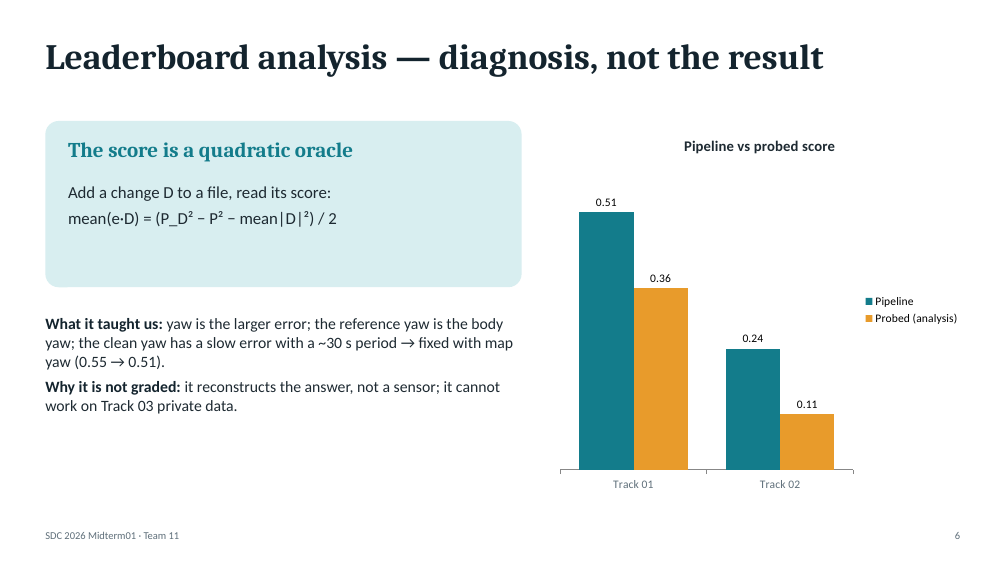
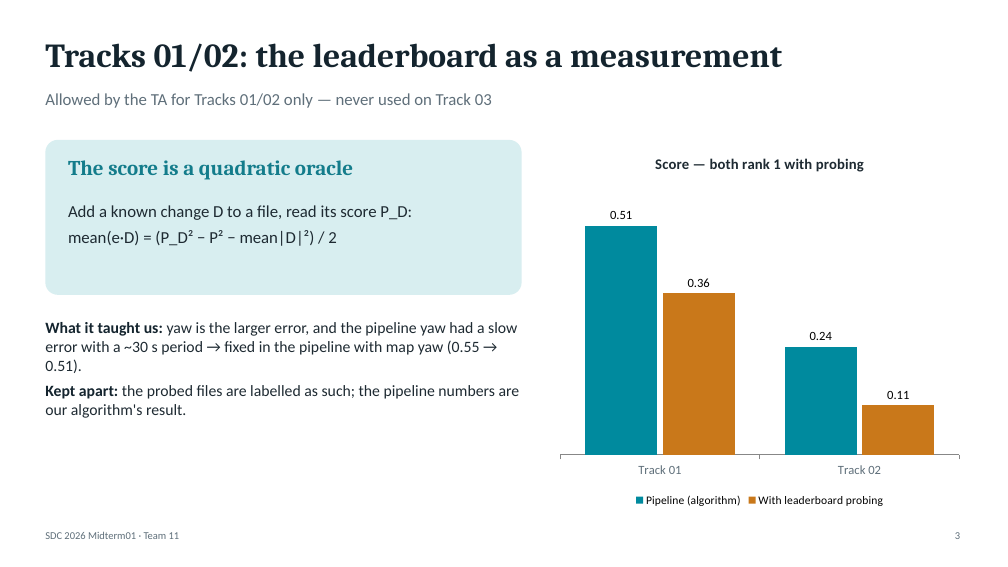
Before and after one commit to mochihat/SDC-midterm-1-, a slide deck: slide 4 of docs/report/presentation_midterm01.pptx (slide 7 before the commit). Drawn at 1008x567 pixels with LibreOffice and Linux fonts; fonts in the diff are those of the drawing. Boxes give left, top, right and bottom in pixels: in the first picture for what was removed or moved away, otherwise in the second. Text is boxed around its words. In the diff, an @@ line names an element or a change of style, - is before the commit and + after.

```diff
--- a/docs/report/presentation_midterm01.pptx
+++ b/docs/report/presentation_midterm01.pptx
@@ text at (45, 43, 782, 72): text changed; size 34 to 32 pt @@
-Leaderboard analysis — diagnosis, not the result
+Tracks 01/02: the leaderboard as a measurement
@@ text added at (45, 93, 492, 108), 16 pt, text #5F6F7A @@
+Allowed by the TA for Tracks 01/02 only — never used on Track 03
@@ rounded rectangle: place and size @@
-rounded rectangle at (45, 121, 522, 287)
+rounded rectangle at (45, 140, 522, 295)
@@ column chart at (552, 140, 968, 510) @@
@@ title "Pipeline vs probed score" to "Score — both rank 1 with probing" @@
-Pipeline: 0.51, 0.24
+Pipeline (algorithm): 0.51, 0.24
@@ colour of Pipeline (algorithm) #137C8B to #008A9E @@
@@ data labels of Pipeline (algorithm) changed @@
-Probed (analysis): 0.36, 0.11
+With leaderboard probing: 0.36, 0.11
@@ colour of With leaderboard probing #E89B2B to #C9781A @@
@@ data labels of With leaderboard probing changed @@
@@ legend changed @@
@@ category axis changed @@
@@ value axis changed @@
@@ bar spacing changed @@
@@ column chart: place and size @@
-column chart at (552, 121, 968, 499)
+column chart at (552, 140, 968, 510)
@@ text "The score is a quadratic ...": place and size @@
-text "The score is a quadratic ..." at (68, 142, 353, 162)
+text "The score is a quadratic ..." at (68, 160, 353, 180)
@@ text at (68, 205, 412, 220): text changed @@
-Add a change D to a file, read its score:
+Add a known change D to a file, read its score P_D:
@@ text "Add a known change D ...": place and size @@
-text "Add a known change D ..." at (68, 186, 336, 227)
+text "Add a known change D ..." at (68, 205, 412, 246)
@@ text at (45, 322, 520, 418): text changed @@
-What it taught us: yaw is the larger error; the reference yaw is the body yaw; the clean yaw has a slow error with a ~30 s period → fixed with map yaw (0.55 → 0.51).
-Why it is not graded: it reconstructs the answer, not a sensor; it cannot work on Track 03 private data.
+What it taught us: yaw is the larger error, and the pipeline yaw had a slow error with a ~30 s period → fixed in the pipeline with map yaw (0.55 → 0.51).
+Kept apart: the probed files are labelled as such; the pipeline numbers are our algorithm's result.
@@ text at (955, 532, 960, 539): text changed @@
-6
+3
```
Also in this commit, not shown: 5 other slides changed, 2 slides added, 2 slides removed, 7 other files.
